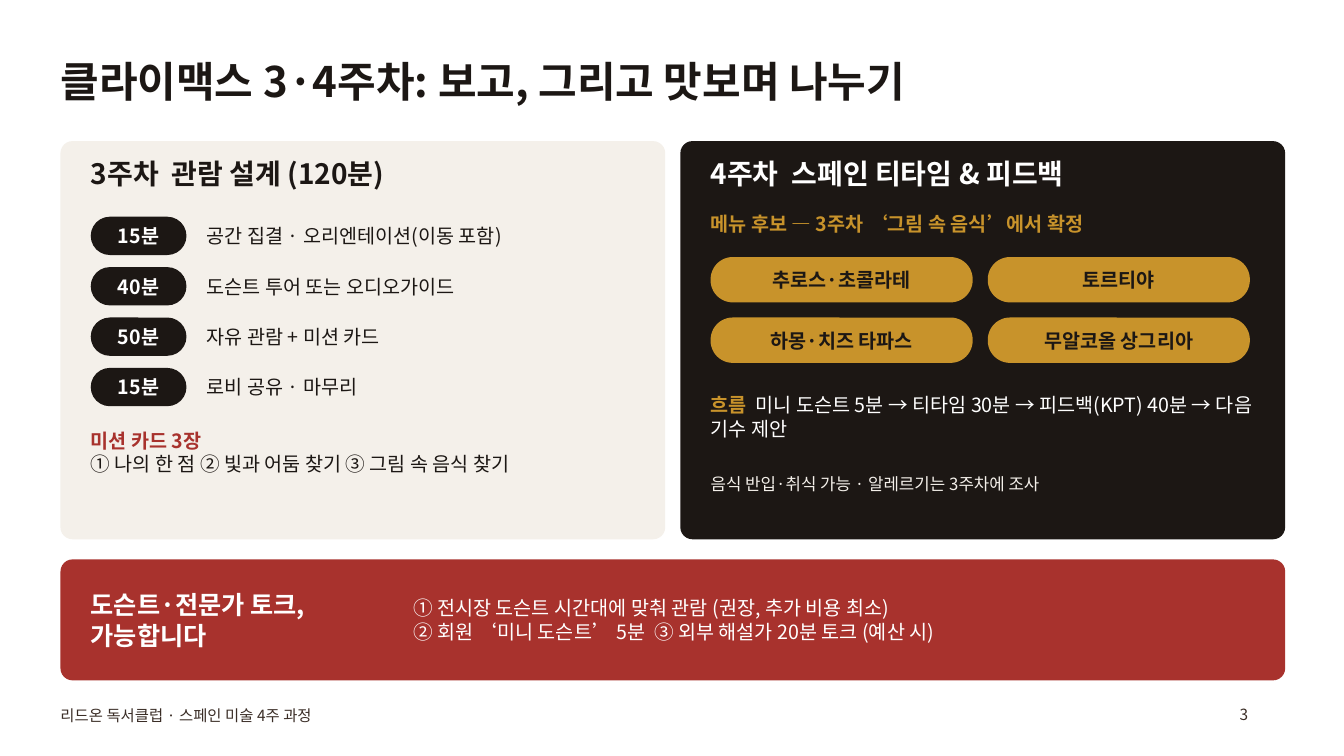
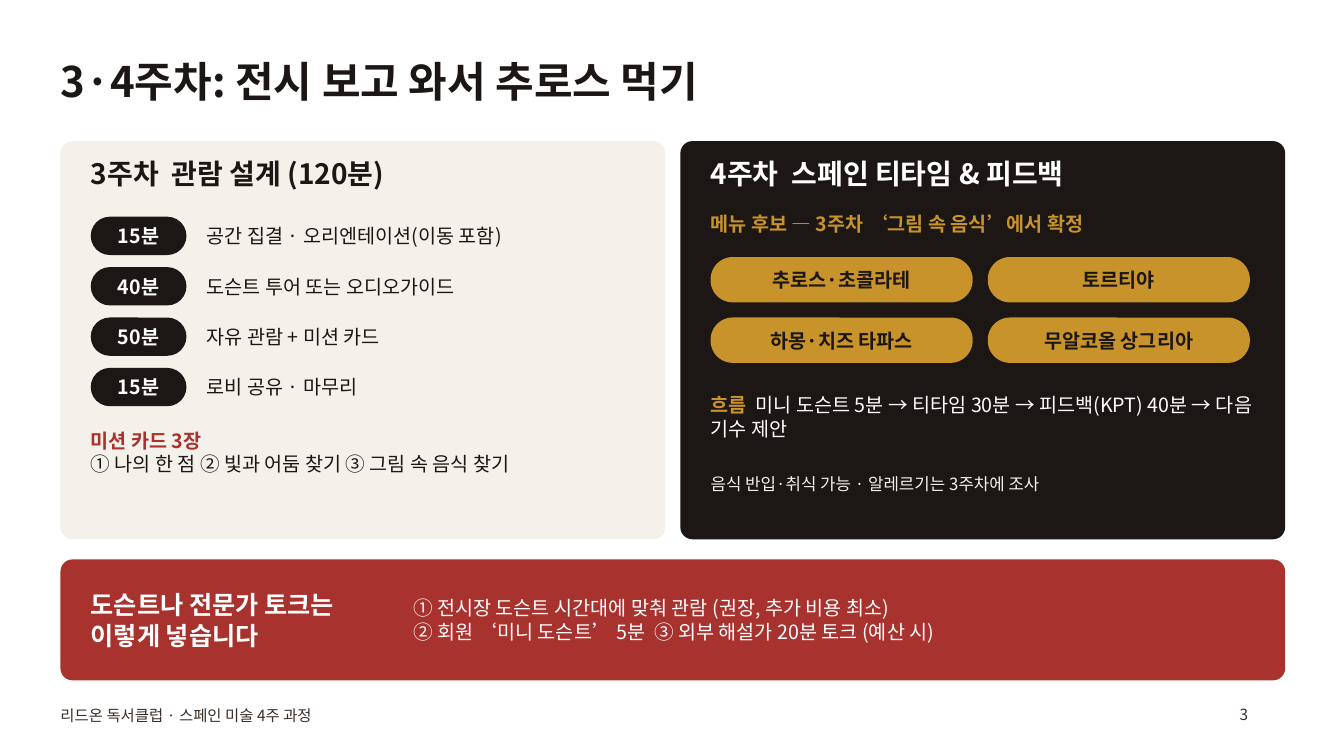
Before and after one commit to hyunjuwork-7923/-, a slide deck: slide 3 of deck/readon_spain_art_club.pptx. Drawn at 1344x756 pixels with LibreOffice and Linux fonts; fonts in the diff are those of the drawing. Boxes give left, top, right and bottom in pixels: in the first picture for what was removed or moved away, otherwise in the second. Text is boxed around its words. In the diff, an @@ line names an element or a change of style, - is before the commit and + after.

```diff
--- a/deck/readon_spain_art_club.pptx
+++ b/deck/readon_spain_art_club.pptx
@@ title at <box>60,61,698,101</box>: text changed @@
-클라이맥스 3·4주차: 보고, 그리고 맛보며 나누기
+3·4주차: 전시 보고 와서 추로스 먹기
@@ text at <box>91,593,334,648</box>: text changed @@
-도슨트·전문가 토크, 가능합니다
+도슨트나 전문가 토크는 이렇게 넣습니다
```
Also in this commit, not shown: 4 other slides changed, 2 other files.
